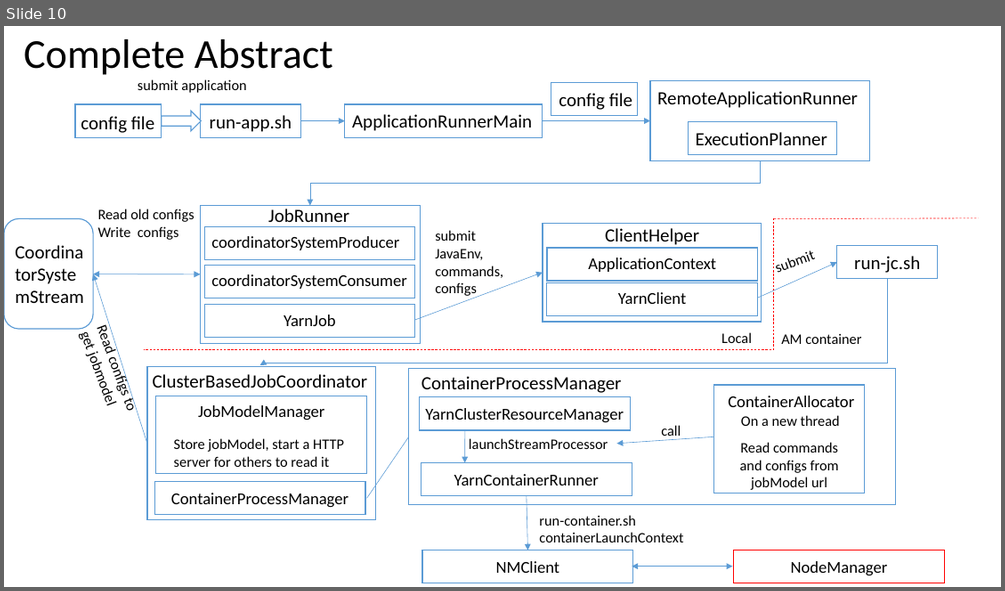
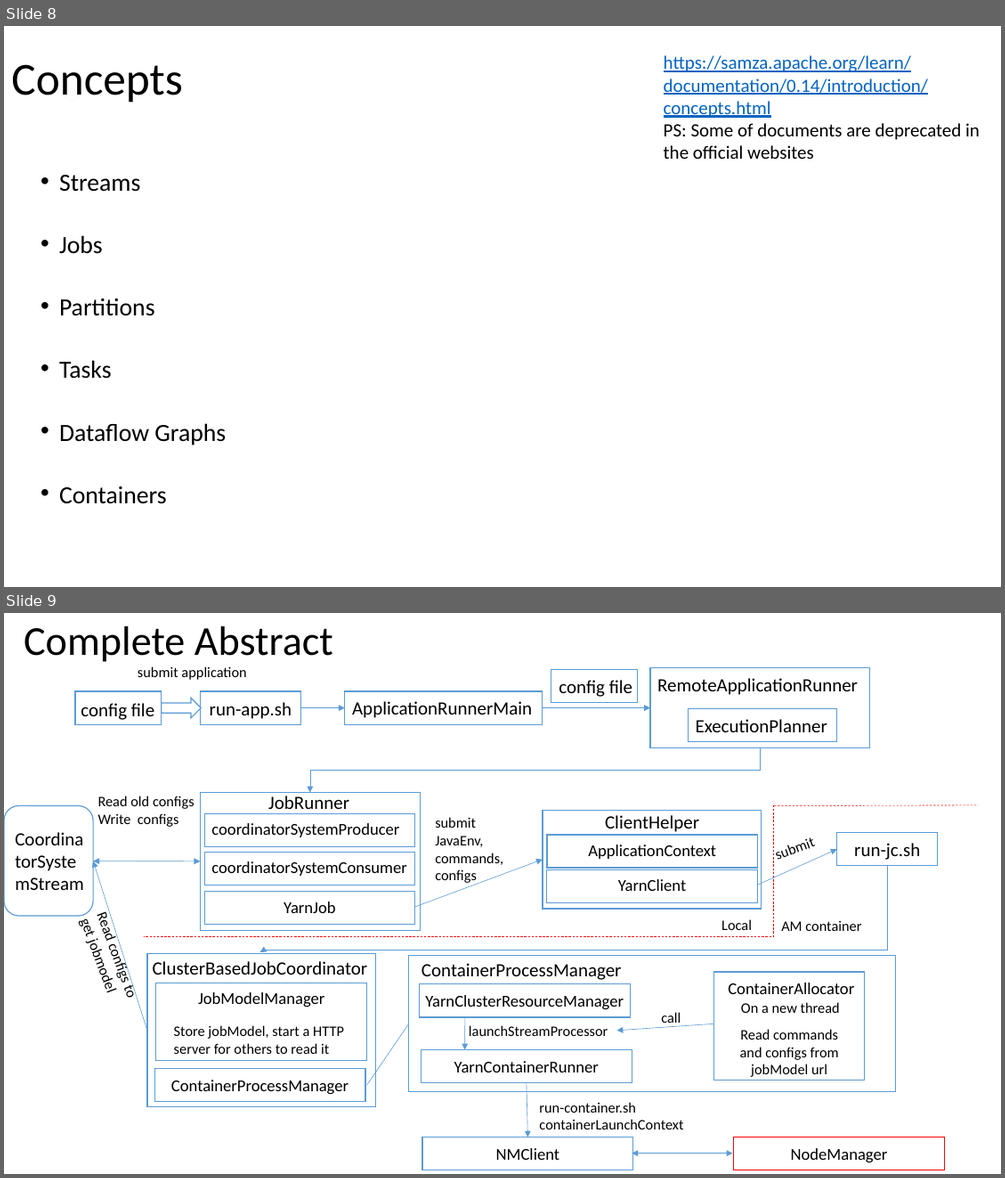
Before and after one commit to Swrrt/Samza-Documents, a slide deck: Documentation/SamzaStructure.pptx. Shown one above the other, each under a label of ours: slide 10 before the commit, slides 8 and 9 after it. The pictures are 1005x591 and 1005x1178 pixels, drawn with LibreOffice and Linux fonts; fonts in the diff are those of the drawing. Boxes give left, top, right and bottom in pixels: in the first picture for what was removed or moved away, otherwise in the second. Text is boxed around its words. In the diff, an @@ line names an element or a change of style, - is before the commit and + after.

Commit message:
Re-organizing; YARN's introduction completed

```diff
--- a/Documentation/SamzaStructure.pptx
+++ b/Documentation/SamzaStructure.pptx
@@ slide 8 added at box(4, 26, 1001, 587), background #FFFFFF @@
@@ title added at box(11, 64, 183, 103), 44 pt, text #000000 @@
+Concepts
@@ text added at box(663, 55, 979, 159), 18 pt, text #0563C1, underline @@
+https://samza.apache.org/learn/documentation/0.14/introduction/concepts.html
+PS: Some of documents are deprecated in the official websites
@@ text added at box(59, 175, 226, 504), 23.8 pt, text #000000 @@
+• Streams
+• Jobs
+• Partitions
+• Tasks
+• Dataflow Graphs
+• Containers
@@ what was slide 10 is now slide 9 @@
```
Also in this commit, not shown: 9 slides changed, 5 other slides added.
